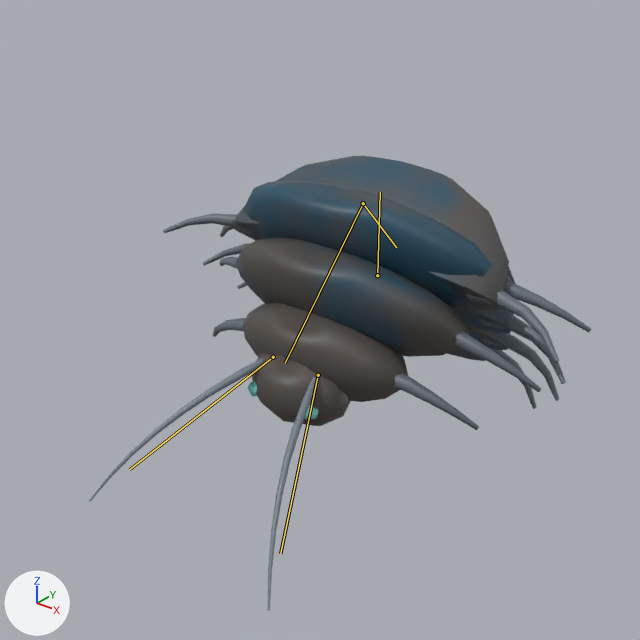
One commit to the glTF model assets/creatures/scuttler/scuttler.glb: the scene before it, then after it.
Both versions are drawn from a 50 mm camera at (0.853, -1.236, 0.635) aimed at (0.023, -0.198, -0.008). Every picture has the same lights, and +X, +Y and +Z are marked at lower left. The first picture is the older version. Both versions are drawn at frame 3 of the action 'hit_b'; the numbers are the values there. The bones that bend it are drawn over the model as lines.

The first picture shows 'scuttler'.
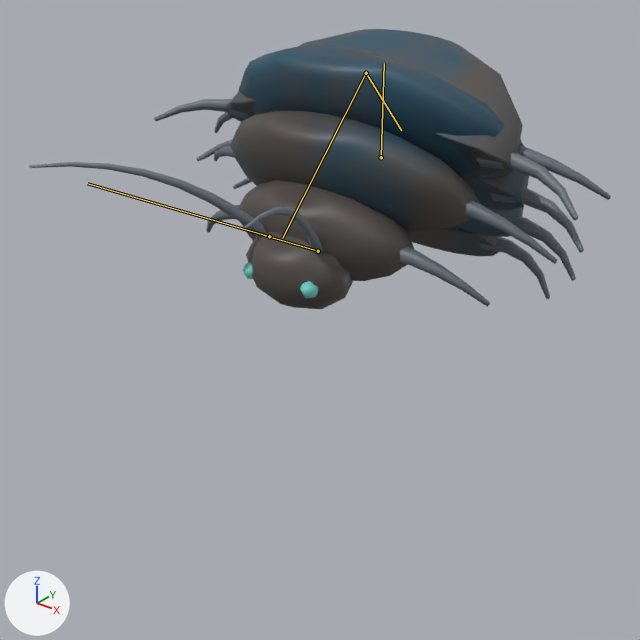
Where the change shows, as pixel boxes [x1, y1, x2, y2] in the pictures (640 x 640 px):
'scuttler', posed (16% wider, 38% shorter)
    before: [89, 156, 591, 611]
    after: [29, 29, 611, 309]
bone 'root', root to tip
    before: (377, 275) to (380, 192)
    after: (381, 157) to (384, 63)
bone 'feeler_l', root to tip
    before: (318, 375) to (280, 553)
    after: (318, 251) to (263, 235)
bone 'feeler_r', root to tip
    before: (273, 357) to (129, 469)
    after: (269, 236) to (87, 183)

The edits, one by one:
Bone 'root' (bone_root) moves from (0.0, 0.0, 0.0) to (0.0, 0.22, 0.0).
Bone 'feeler_l' (bone_feeler_l) turns from (0, 0, 0) to (18, -32, 44) degrees about its own x, y and z.
Bone 'feeler_r' (bone_feeler_r) turns from (0, 0, 0) to (18, 32, -44) degrees about its own x, y and z.
